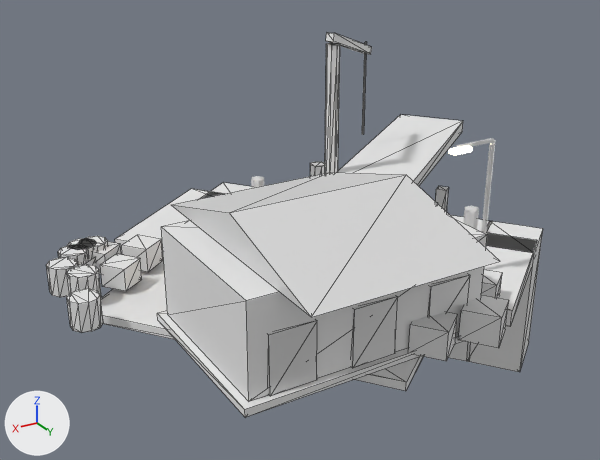
Two versions of the FBX model Assets/Art/KayseriIsland/Models/Coal/Phase1/Port_P1.fbx, one commit apart.
Camera for both pictures: a 50 mm lens placed at (-41.1, -61.6, 29.7), pointed at (-71.7, -112.7, 4.2). Arrows for +X, +Y and +Z are at lower left; the lights stay in place. The first picture is the older version. Mesh edges are drawn as thin lines on the coarser meshes. Where no turn or scale is listed for an object, it has been applied to the vertices.

The scene before the commit, as lines of its bpy script (objects in view):
```python
me_port_crates_001 = bpy.data.meshes.new('Port.Crates.001')
me_port_crates_001.from_pydata(...)  # 272 vertices, 456 faces; spans x -77.8..-52.1, y -116.1..-92.0, z 0.9..2.9
# faces by material slot: [168, 288]
me_port_crates_001.materials.append(mat_wood_lt)  # white #e7e7e7
me_port_crates_001.materials.append(mat_rust)  # white #e7e7e7
me_port_derrick_001 = bpy.data.meshes.new('Port.Derrick.001')
me_port_derrick_001.from_pydata(...)  # 32 vertices, 52 faces; spans x -88.12..-79.08, y -127.21..-120.19, z 1.4..14.45
# faces by material slot: [40, 12]
me_port_derrick_001.materials.append(mat_wood)  # white #e7e7e7
me_port_derrick_001.materials.append(mat_steel_dk)  # white #e7e7e7
me_port_shed_001 = bpy.data.meshes.new('Port.Shed.001')
me_port_shed_001.from_pydata(...)  # 70 vertices, 104 faces; spans x -8.5..8.5, y -8.6..8.6, z 0.0..8.9
# faces by material slot: [12, 12, 8, 36, 36]
me_port_shed_001.materials.append(mat_concrete_dk)  # white #e7e7e7
me_port_shed_001.materials.append(mat_wood_lt)  # white #e7e7e7
me_port_shed_001.materials.append(mat_roof_red)  # white #e7e7e7
me_port_shed_001.materials.append(mat_steel_dk)  # white #e7e7e7
me_port_shed_001.materials.append(mat_winlight)  # white #e7e7e7, glowing beige #ffeabc
ob_port_crates = bpy.data.objects.new('Port.Crates', me_port_crates_001)
ob_port_crates.location = (0.0, 0.0, 3.0)
ob_port_derrick = bpy.data.objects.new('Port.Derrick', me_port_derrick_001)
ob_port_derrick.location = (0.0, 0.0, 3.0)
ob_port_shed = bpy.data.objects.new('Port.Shed', me_port_shed_001)
ob_port_shed.location = (-65.72, -100.04, 3.6)
# also in view: 'Port.QuayWall' at (-78.2, -113.4, -1.2); 'Port.Apron' at (-70.1, -109.3, 3.3); 'Port.Pier0' at (-88.8, -122.6, -1.2); 'Port.Lamp0' at (-77.5, -100.4, 9.1)
```
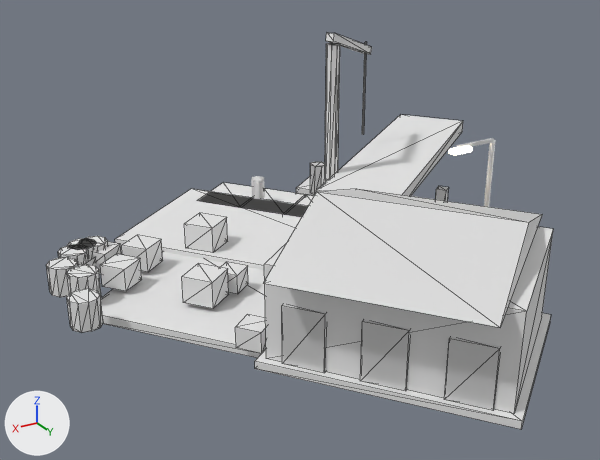
The change, as a diff of the scene's bpy script:
```diff
--- a/Assets/Art/KayseriIsland/Models/Coal/Phase1/Port_P1.fbx.py
+++ b/Assets/Art/KayseriIsland/Models/Coal/Phase1/Port_P1.fbx.py
@@ me_port_shed_001 @@
 # used by ob_port_shed; location = (-65.72, -100.04, 3.6)
-me_port_shed_001.from_pydata(...)  # 70 vertices, 104 faces; spans x -8.5..8.5, y -8.6..8.6, z 0.0..8.9
+me_port_shed_001.from_pydata(...)  # 62 vertices, 92 faces; spans x -7.5..7.5, y -7.6..7.6, z 0.0..8.9
+# me_port_shed_001 part 1: a new loose piece, a box spanning x -7.5..7.5, y -6.0..6.0, z 0.0..0.5, in mat_concrete_dk (white #e7e7e7)
+# me_port_shed_001 part 2: a new loose piece, a box spanning x -7.0..7.0, y -5.5..5.5, z 0.5..6.5, in mat_wood_lt (white #e7e7e7)
+# me_port_shed_001 part 3: a new loose piece, a box spanning x -5.95..-3.38, y 5.38..5.62, z 0.5..4.22, in mat_steel_dk (white #e7e7e7)
+# me_port_shed_001 part 4: a new loose piece, a box spanning x -1.28..1.28, y 5.38..5.62, z 0.5..4.22, in mat_steel_dk (white #e7e7e7)
+# me_port_shed_001 part 5: a new loose piece, a box spanning x 3.38..5.95, y 5.38..5.62, z 0.5..4.22, in mat_steel_dk (white #e7e7e7)
+# me_port_shed_001 part 6: 6 loose pieces with 48 vertices, spanning x -8.5..8.5, y -6.0..6.0, z 0.0..6.5, are deleted
+# me_port_shed_001 part 7
+# 4 vertices are removed from x -6.1..6.1, y -8.6..8.6, z 6.5
+# 8 faces are deleted
+# 4 vertices are added at (6.1, -7.6, 6.5), (6.1, 7.6, 6.5), (-6.1, -7.6, 6.5), (-6.1, 7.6, 6.5)
+# 8 new faces join them, mat_roof_red (white #e7e7e7)
+# other edits to the shape of me_port_shed_001 do not show in these pictures
 me_port_shed_001.materials.append(mat_concrete_dk)
@@ ob_port_shed @@
 ob_port_shed = bpy.data.objects.new('Port.Shed', me_port_shed_001)
-ob_port_shed.location = (-65.72, -100.04, 3.6)
+ob_port_shed.location = (-69.14, -95.48, 3.6)
+ob_port_shed.rotation_euler = (0.0, 0.0, -0.927)  # degrees (0, 0, -53)
```

Location of each change, (x1, y1, x2, y2) in pixels of the pictures (600 x 460 px; the box of a moved part takes in the faces that stretch with it):
'Port.Shed', reshaped, moved, turned
    before: (157, 172, 500, 417)
    after: (255, 189, 553, 429)
part 1 of me_port_shed_001, added
    after: (255, 313, 551, 429)
part 2 of me_port_shed_001, added
    after: (264, 227, 553, 414)
part 3 of me_port_shed_001, added
    after: (444, 337, 500, 410)
part 4 of me_port_shed_001, added
    after: (360, 320, 410, 391)
part 5 of me_port_shed_001, added
    after: (282, 305, 326, 373)
part 6 of me_port_shed_001, deleted
    before: (157, 219, 487, 417)
part 7 of me_port_shed_001, moved or reshaped
    before: (171, 172, 500, 317)
    after: (264, 189, 542, 327)
'Port.QuayWall', unchanged, covered by the edit
    before: (200, 183, 543, 372)
    after: (198, 183, 314, 217)
